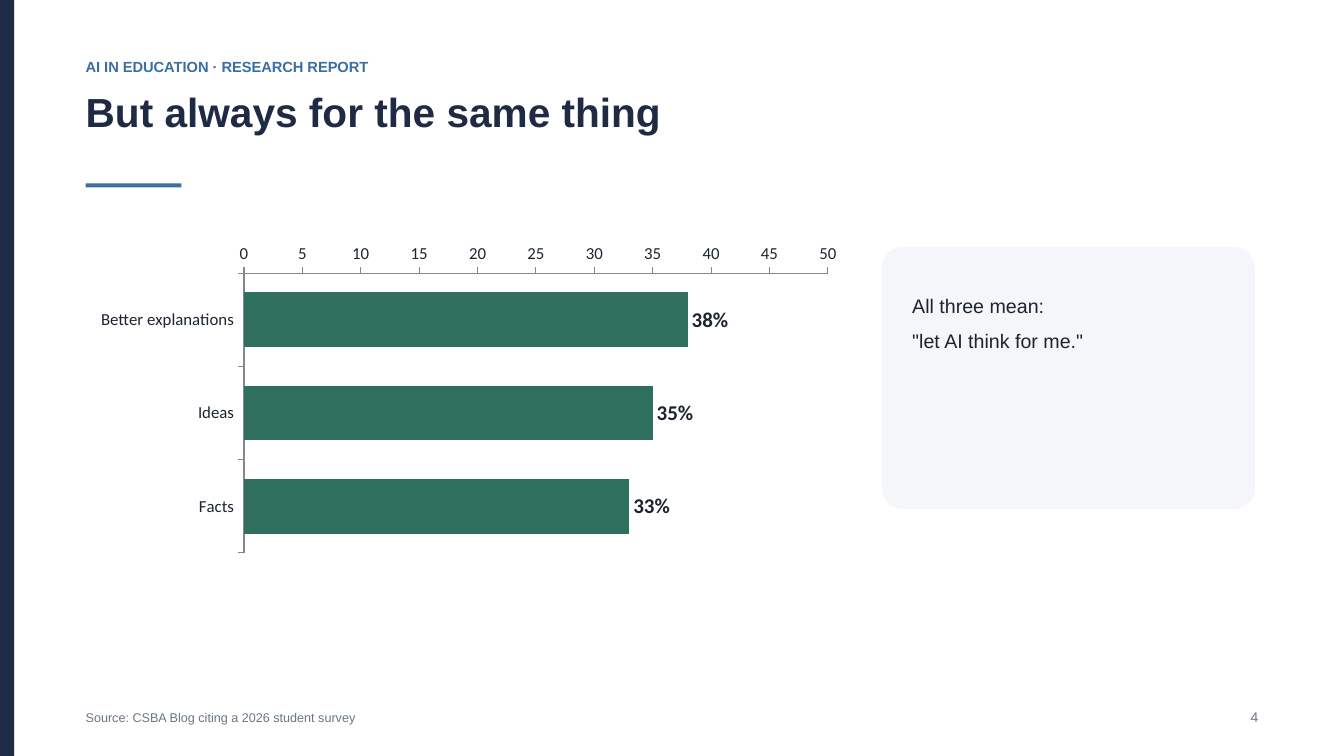
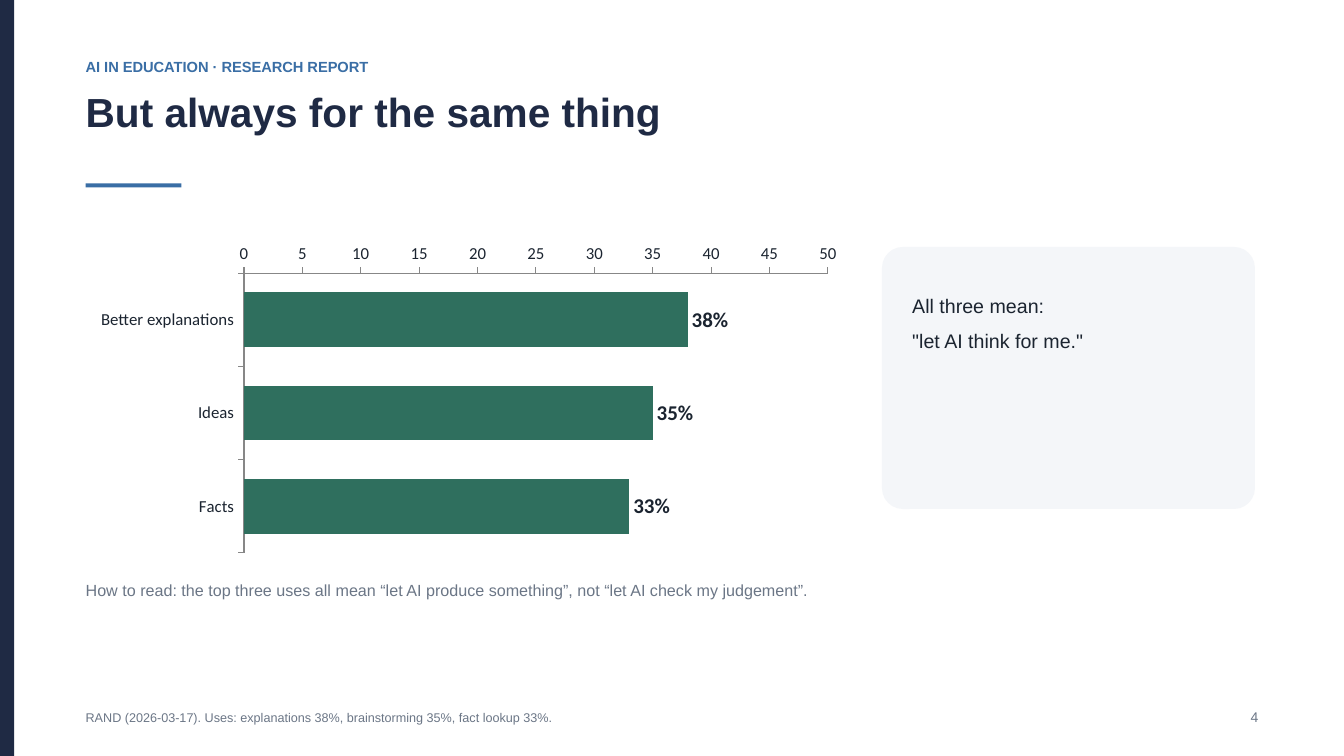
Before and after one commit to takakun09/ai-history-simulator, a slide deck: slide 4 of outputs/History_AI_Research_Report_EN.pptx. Drawn at 1344x756 pixels with LibreOffice and Linux fonts; fonts in the diff are those of the drawing. Boxes give left, top, right and bottom in pixels: in the first picture for what was removed or moved away, otherwise in the second. Text is boxed around its words. In the diff, an @@ line names an element or a change of style, - is before the commit and + after.

```diff
--- a/outputs/History_AI_Research_Report_EN.pptx
+++ b/outputs/History_AI_Research_Report_EN.pptx
@@ text added at [86,584,808,600], 11.5 pt, text #6B7686 @@
+How to read: the top three uses all mean “let AI produce something”, not “let AI check my judgement”.
@@ text at [86,713,552,725]: text changed @@
-Source: CSBA Blog citing a 2026 student survey
+RAND (2026-03-17). Uses: explanations 38%, brainstorming 35%, fact lookup 33%.
```
Also in this commit, not shown: 4 other slides changed, 1 slide added, 2 other files.
